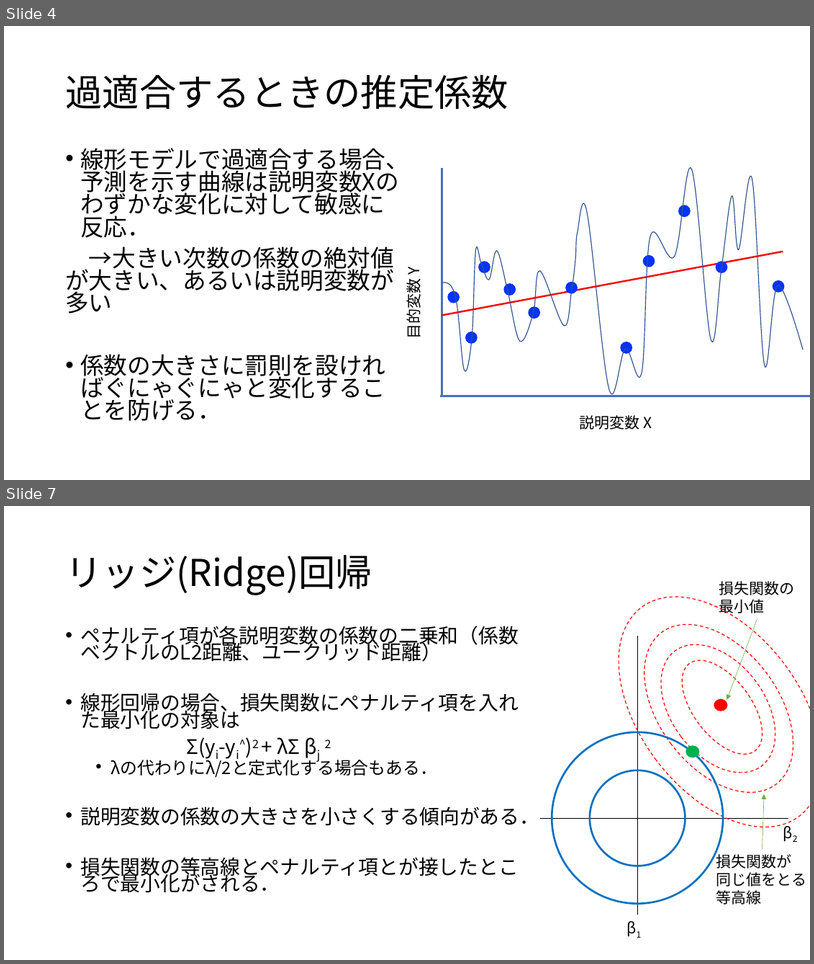
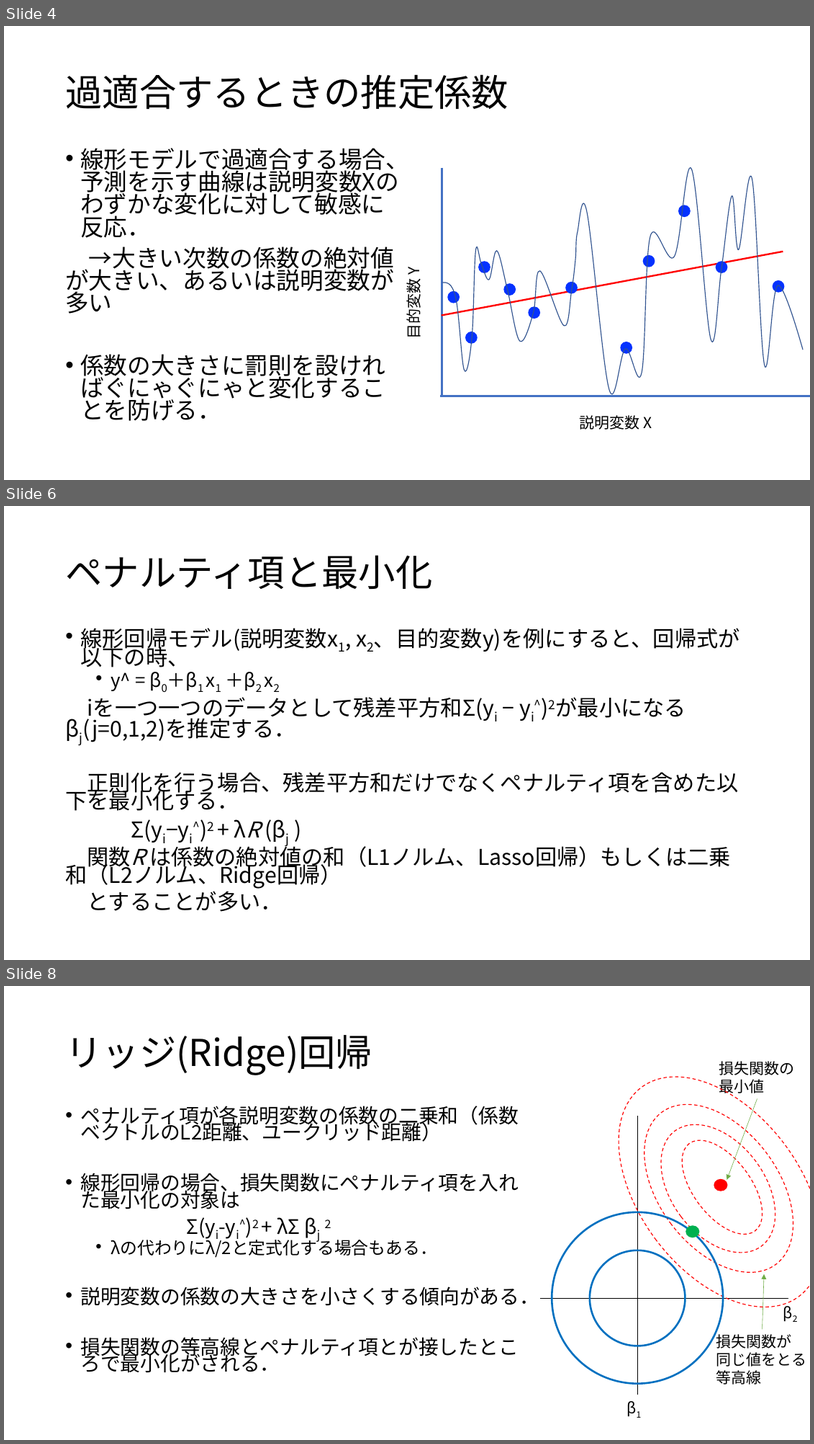
Before and after one commit to KoHMB/Shigen_kensyu_FRA, a slide deck: R/スライド/第32回.pptx. Shown one above the other, each under a label of ours: slides 4 and 7 before the commit, slides 4, 6 and 8 after it; the slides between them are not shown. The pictures are 814x964 and 814x1444 pixels, drawn with LibreOffice and Linux fonts; fonts in the diff are those of the drawing. Boxes give left, top, right and bottom in pixels: in the first picture for what was removed or moved away, otherwise in the second. Text is boxed around its words. In the diff, an @@ line names an element or a change of style, - is before the commit and + after.

```diff
--- a/R/スライド/第32回.pptx
+++ b/R/スライド/第32回.pptx
@@ slide 6 added at (4,506,810,960), background #FFFFFF @@
@@ title added at (65,555,432,589), 44 pt, text #000000 @@
+ペナルティ項と最小化
@@ text added at (65,628,741,911), 25.9 pt, text #000000 @@
+• 線形回帰モデル(説明変数x1, x2、目的変数y)を例にすると、回帰式が以下の時、
+  • y^ = β0＋β1 x1 ＋β2 x2
+iを一つ一つのデータとして残差平方和Σ(yi − yi^)2が最小になるβj(j=0,1,2)を推定する．
+正則化を行う場合、残差平方和だけでなくペナルティ項を含めた以下を最小化する．
+Σ(yi−yi^)2 + λR (βj )
+関数R は係数の絶対値の和（L1ノルム、Lasso回帰）もしくは二乗和（L2ノルム、Ridge回帰）
+とすることが多い．
@@ what was slide 7 is now slide 8 @@
```
Also in this commit, not shown: 2 slides changed.
